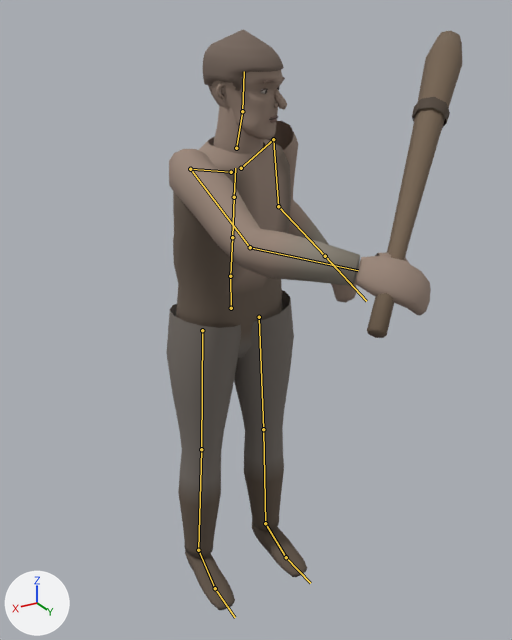
The glTF model assets/models/characters/thug.glb: old version first, new version second.
The view is the same before and after, from a 50 mm lens placed at (1.17, 2.13, 2.16), pointed at (0.02, 0.2, 1.2). The lights are fixed; the arrows at lower left show +X, +Y and +Z. The picture after the commit comes second. Both versions are drawn at frame 9 of the action 'melee'; the numbers are the values there. The bones that change, and the others that lie on the model, are drawn over the model as lines.

Objects in the first picture: 'Thug'.
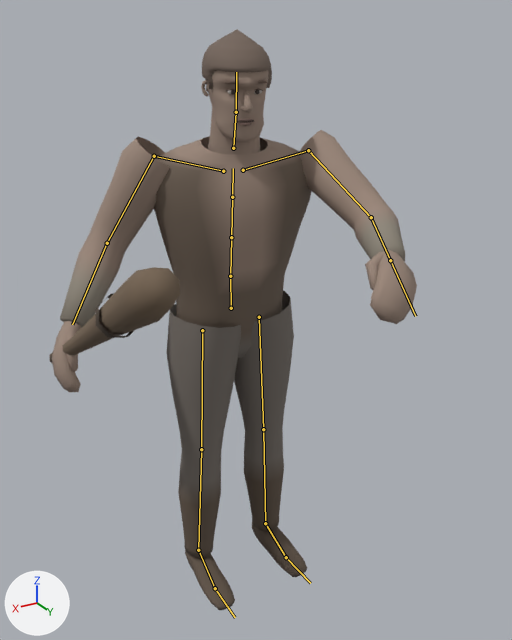
Pixel boxes (x1, y1, x2, y2) of what changed, in the pictures (512 x 640 px):
```json
{"object": "Thug", "change": "posed", "before": [166, 29, 463, 610], "after": [50, 29, 417, 610], "on screen": "23% wider"}
{"bone": "Spine", "before": "(230, 276) to (232, 237)", "after": "(230, 276) to (231, 237)"}
{"bone": "Chest", "before": "(232, 237) to (234, 197)", "after": "(231, 237) to (232, 197)"}
{"bone": "UpperChest", "before": "(234, 197) to (235, 168)", "after": "(232, 197) to (233, 168)"}
{"bone": "RightUpperArm", "before": "(190, 169) to (250, 247)", "after": "(154, 156) to (107, 243)"}
{"bone": "RightLowerArm", "before": "(250, 247) to (358, 270)", "after": "(107, 243) to (72, 324)"}
{"bone": "LeftUpperArm", "before": "(273, 139) to (278, 206)", "after": "(308, 150) to (371, 217)"}
{"bone": "LeftLowerArm", "before": "(278, 206) to (325, 256)", "after": "(371, 217) to (390, 260)"}
```

Scene script edits in JSON lines:
```json
{"block": "bone_spine", "where": "bone_spine = bpy.data.objects['Armature'].pose.bones['Spine']  # child of 'Hips'"}
{"op": "set", "path": "bone_spine.rotation_quaternion", "old": "(0.997, 0.026, 0.077, -0.005)", "new": "(0.999, 0.026, -0.038, 0.002)", "note": "degrees (3, 9, 0) -> degrees (3, -4, 0)"}
{"block": "bone_chest", "where": "bone_chest = bpy.data.objects['Armature'].pose.bones['Chest']  # child of 'Spine'"}
{"op": "set", "path": "bone_chest.rotation_quaternion", "old": "(0.996, 0.03, 0.09, 0.0)", "new": "(0.999, 0.03, -0.045, 0.0)", "note": "degrees (4, 10, 0) -> degrees (4, -5, 0)"}
{"block": "bone_upperchest", "where": "bone_upperchest = bpy.data.objects['Armature'].pose.bones['UpperChest']  # child of 'Chest'"}
{"op": "set", "path": "bone_upperchest.rotation_quaternion", "old": "(0.996, 0.03, 0.09, 0.005)", "new": "(0.999, 0.03, -0.045, -0.002)", "note": "degrees (4, 10, 1) -> degrees (4, -5, 0)"}
{"block": "bone_rightupperarm", "where": "bone_rightupperarm = bpy.data.objects['Armature'].pose.bones['RightUpperArm']  # child of 'RightShoulder'"}
{"op": "set", "path": "bone_rightupperarm.rotation_quaternion", "old": "(0.848, 0.516, -0.1, -0.066)", "new": "(0.987, -0.012, 0.081, 0.139)", "note": "degrees (63, -6, -12) -> degrees (0, 9, 16)"}
{"block": "bone_rightlowerarm", "where": "bone_rightlowerarm = bpy.data.objects['Armature'].pose.bones['RightLowerArm']  # child of 'RightUpperArm'"}
{"op": "set", "path": "bone_rightlowerarm.rotation_quaternion", "old": "(0.954, 0.301, 0.0, 0.0)", "new": "(0.946, 0.326, 0.0, 0.0)", "note": "degrees (35, 0, 0) -> degrees (38, 0, 0)"}
{"block": "bone_leftupperarm", "where": "bone_leftupperarm = bpy.data.objects['Armature'].pose.bones['LeftUpperArm']  # child of 'LeftShoulder'"}
{"op": "set", "path": "bone_leftupperarm.rotation_quaternion", "old": "(0.987, -0.012, -0.081, -0.139)", "new": "(0.848, 0.516, 0.1, 0.066)", "note": "degrees (0, -9, -16) -> degrees (63, 6, 12)"}
{"block": "bone_leftlowerarm", "where": "bone_leftlowerarm = bpy.data.objects['Armature'].pose.bones['LeftLowerArm']  # child of 'LeftUpperArm'"}
{"op": "set", "path": "bone_leftlowerarm.rotation_quaternion", "old": "(0.961, 0.276, 0.0, 0.0)", "new": "(0.954, 0.3, 0.0, 0.0)", "note": "degrees (32, 0, 0) -> degrees (35, 0, 0)"}
```
